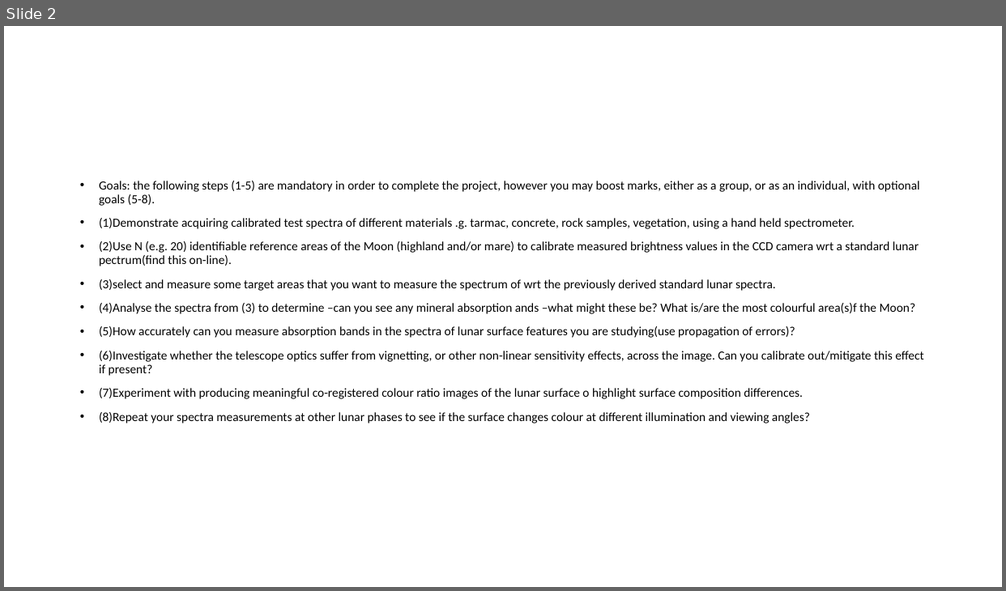
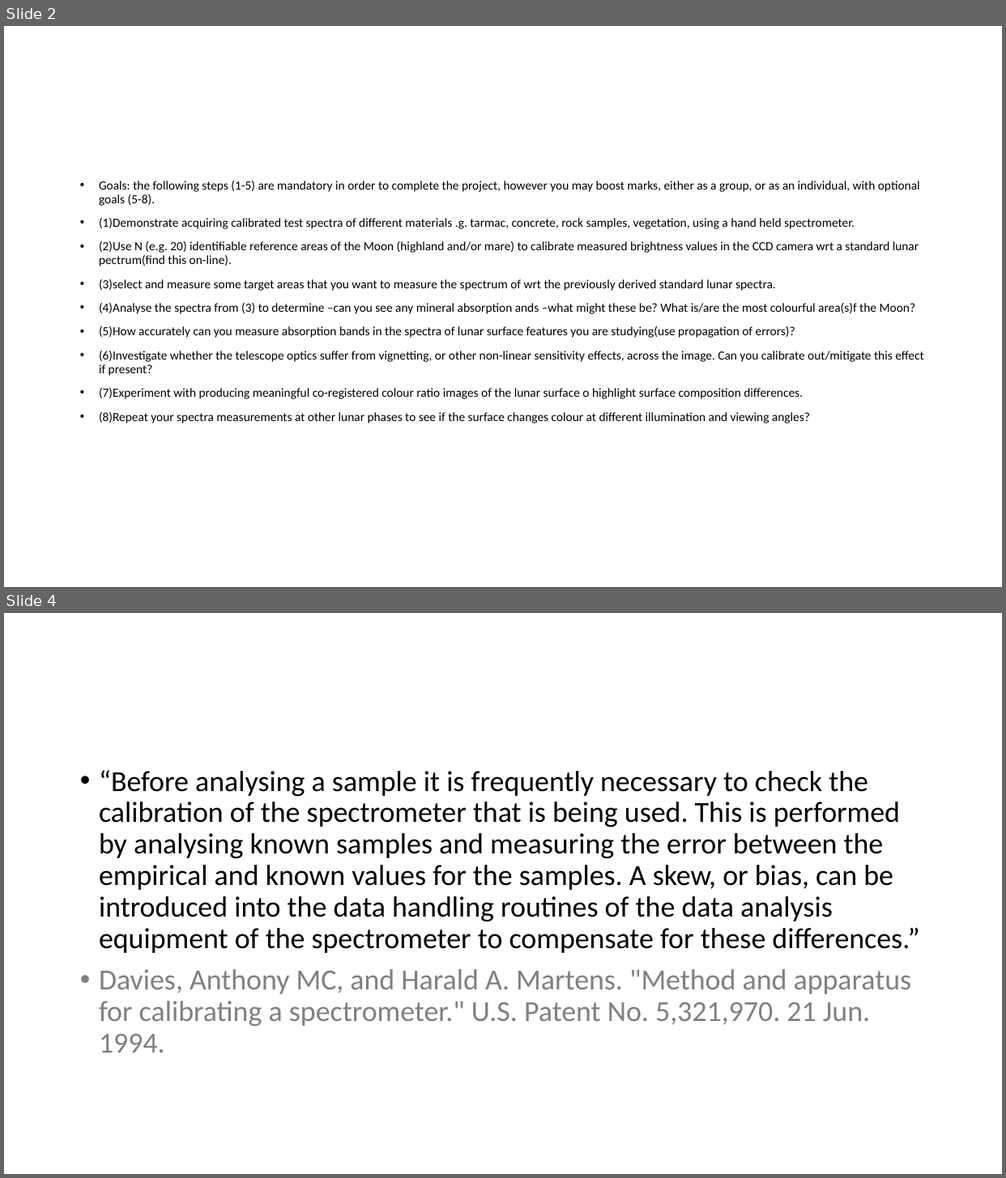
Before and after one commit to Group19-SecondYearProjects/MoonSpectroscopy, a slide deck: Spectra.of.the.Moon.using.a.Robotic.Telescope.pptx. Shown one above the other, each under a label of ours: slide 2 before the commit, slides 2 and 4 after it; the slides between them are not shown. The pictures are 1006x591 and 1006x1178 pixels, drawn with LibreOffice and Linux fonts; fonts in the diff are those of the drawing. Boxes give left, top, right and bottom in pixels: in the first picture for what was removed or moved away, otherwise in the second. Text is boxed around its words. In the diff, an @@ line names an element or a change of style, - is before the commit and + after.

Commit message:
add lines to presentation graphs, add slide explaining calibration

```diff
--- a/Spectra.of.the.Moon.using.a.Robotic.Telescope.pptx
+++ b/Spectra.of.the.Moon.using.a.Robotic.Telescope.pptx
@@ slide 4 added at box(4, 613, 1002, 1174), background #FFFFFF @@
@@ text added at box(99, 770, 919, 1053), 28 pt, text #000000 @@
+• “Before analysing a sample it is frequently necessary to check the calibration of the spectrometer that is being used. This is performed by analysing known samples and measuring the error between the empirical and known values for the samples. A skew, or bias, can be introduced into the data handling routines of the data analysis equipment of the spectrometer to compensate for these differences.”
+• Davies, Anthony MC, and Harald A. Martens. "Method and apparatus for calibrating a spectrometer." U.S. Patent No. 5,321,970. 21 Jun. 1994.
```
Also in this commit, not shown: 1 slide changed.
